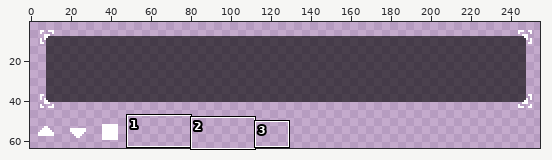
File history of a pixel-art file, Platformer/Content/messageBox.aseprite. Above: a wide view before the commit, with the close-up outlined.
Close-up. Earlier state:
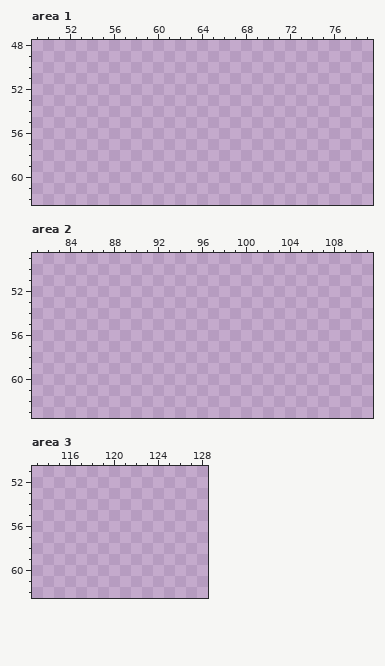
256x64 pixels, 1 frame. Shown: area 1: x 49..79, y 48..62; area 2: x 81..111, y 49..63; area 3: x 113..128, y 51..62. The wide view leaves out empty margins.
Palette (. is transparent): 
The result:
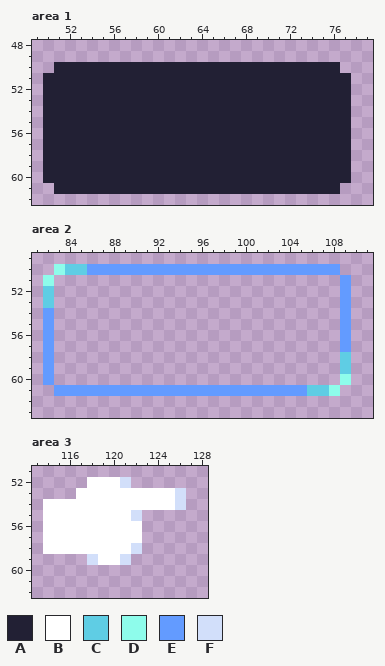
Colours new in this view: A #222034  B #ffffff  C #5fcde4  D #8efceb  E #639bff  F #d2dffa
From old to new:
{"where": "area 1"}
{"y":50,"x":51,"old":"..........................","new":"AAAAAAAAAAAAAAAAAAAAAAAAAA"}
{"y":51,"x":50,"old":"............................","new":"AAAAAAAAAAAAAAAAAAAAAAAAAAAA"}
{"y":52,"x":50,"old":"............................","new":"AAAAAAAAAAAAAAAAAAAAAAAAAAAA"}
{"y":53,"x":50,"old":"............................","new":"AAAAAAAAAAAAAAAAAAAAAAAAAAAA"}
{"y":54,"x":50,"old":"............................","new":"AAAAAAAAAAAAAAAAAAAAAAAAAAAA"}
{"y":55,"x":50,"old":"............................","new":"AAAAAAAAAAAAAAAAAAAAAAAAAAAA"}
{"y":56,"x":50,"old":"............................","new":"AAAAAAAAAAAAAAAAAAAAAAAAAAAA"}
{"y":57,"x":50,"old":"............................","new":"AAAAAAAAAAAAAAAAAAAAAAAAAAAA"}
{"y":58,"x":50,"old":"............................","new":"AAAAAAAAAAAAAAAAAAAAAAAAAAAA"}
{"y":59,"x":50,"old":"............................","new":"AAAAAAAAAAAAAAAAAAAAAAAAAAAA"}
{"y":60,"x":50,"old":"............................","new":"AAAAAAAAAAAAAAAAAAAAAAAAAAAA"}
{"y":61,"x":51,"old":"..........................","new":"AAAAAAAAAAAAAAAAAAAAAAAAAA"}
{"where": "area 2"}
{"y":50,"x":83,"old":"..........................","new":"DCCEEEEEEEEEEEEEEEEEEEEEEE"}
{"y":51,"x":82,"old":".","new":"D"}
{"y":51,"x":109,"old":".","new":"E"}
{"y":52,"x":82,"old":".","new":"C"}
{"y":52,"x":109,"old":".","new":"E"}
{"y":53,"x":82,"old":".","new":"C"}
{"y":53,"x":109,"old":".","new":"E"}
{"y":54,"x":82,"old":".","new":"E"}
{"y":54,"x":109,"old":".","new":"E"}
{"y":55,"x":82,"old":".","new":"E"}
{"y":55,"x":109,"old":".","new":"E"}
{"y":56,"x":82,"old":".","new":"E"}
{"y":56,"x":109,"old":".","new":"E"}
{"y":57,"x":82,"old":".","new":"E"}
{"y":57,"x":109,"old":".","new":"E"}
{"y":58,"x":82,"old":".","new":"E"}
{"y":58,"x":109,"old":".","new":"C"}
{"y":59,"x":82,"old":".","new":"E"}
{"y":59,"x":109,"old":".","new":"C"}
{"y":60,"x":82,"old":".","new":"E"}
{"y":60,"x":109,"old":".","new":"D"}
{"y":61,"x":83,"old":"..........................","new":"EEEEEEEEEEEEEEEEEEEEEEECCD"}
{"where": "area 3"}
{"y":52,"x":118,"old":"....","new":"BBBF"}
{"y":53,"x":117,"old":"..........","new":"BBBBBBBBBF"}
{"y":54,"x":114,"old":".............","new":"BBBBBBBBBBBBF"}
{"y":55,"x":114,"old":".........","new":"BBBBBBBBF"}
{"y":56,"x":114,"old":".........","new":"BBBBBBBBB"}
{"y":57,"x":114,"old":".........","new":"BBBBBBBBB"}
{"y":58,"x":114,"old":".........","new":"BBBBBBBBF"}
{"y":59,"x":118,"old":"....","new":"FBBF"}
